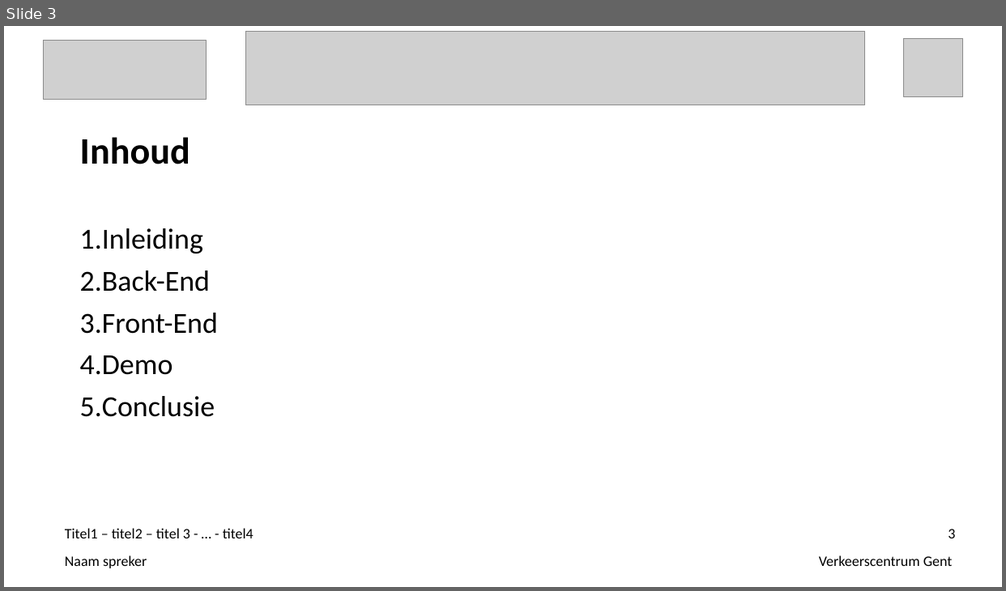
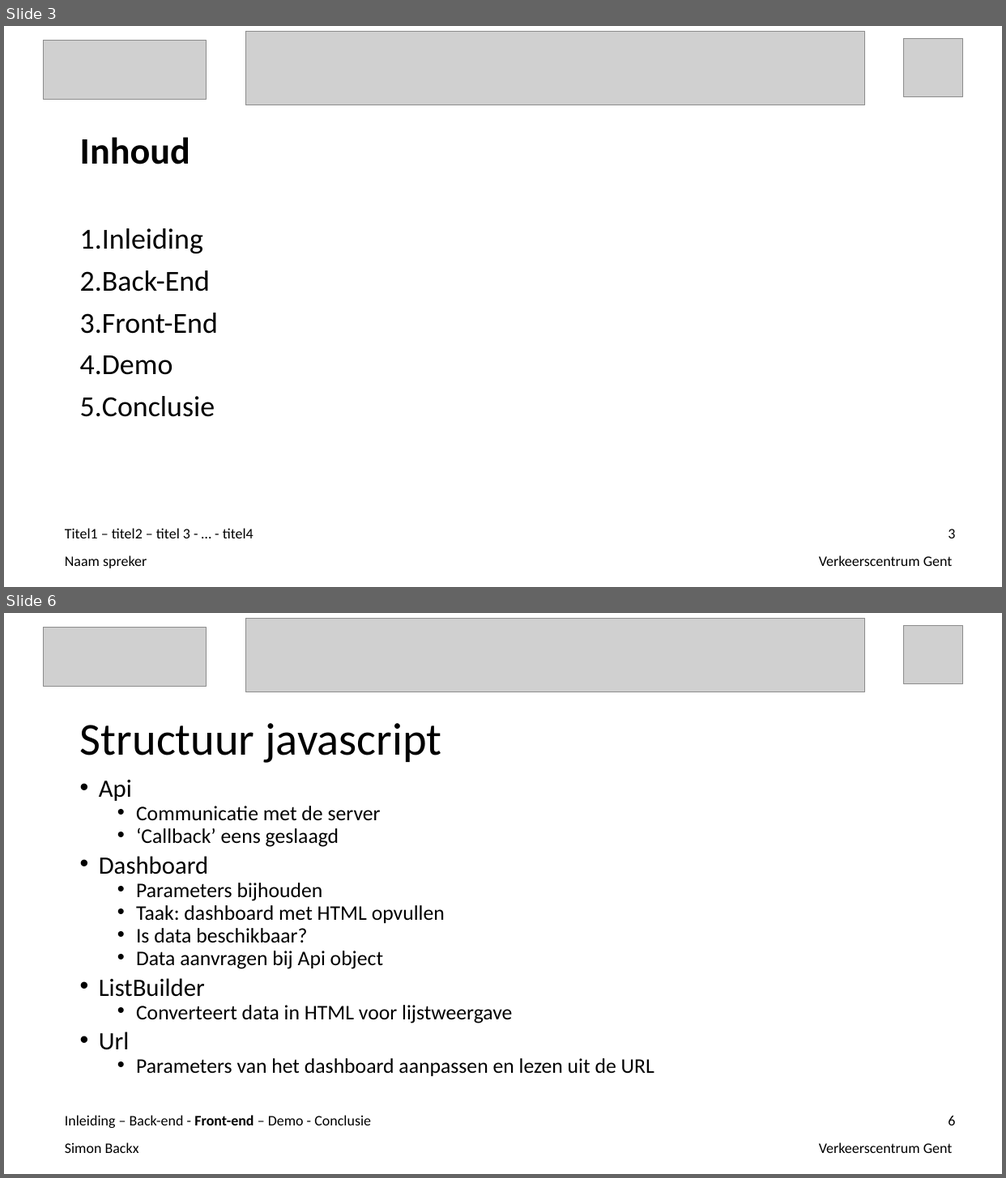
Before and after one commit to ghentlivinglab/Traffic-Travel-Time-Analyzer-1, a slide deck: Einddocumentatie/Presentatie.ppt. Shown one above the other, each under a label of ours: slide 3 before the commit, slides 3 and 6 after it; the slides between them are not shown. The pictures are 1006x591 and 1006x1178 pixels, drawn with LibreOffice and Linux fonts; fonts in the diff are those of the drawing; grey boxes stand for pictures. Boxes give left, top, right and bottom in pixels: in the first picture for what was removed or moved away, otherwise in the second. Text is boxed around its words. In the diff, an @@ line names an element or a change of style, - is before the commit and + after.

Commit message:
Front end technisch toegevoegd aan presentatie

```diff
--- a/Einddocumentatie/Presentatie.ppt
+++ b/Einddocumentatie/Presentatie.ppt
@@ slide 6 added at (4,613,1002,1174), background #FFFFFF @@
@@ picture added at (43,628,206,687) @@
@@ picture added at (245,618,865,692) @@
@@ picture added at (903,625,962,684) @@
@@ title added at (80,723,441,763), 44 pt, text #000000 @@
+Structuur javascript
@@ text added at (99,780,654,1076), 20 pt, text #000000 @@
+• Api
+  • Communicatie met de server
+  • ‘Callback’ eens geslaagd
+• Dashboard
+  • Parameters bijhouden
+  • Taak: dashboard met HTML opvullen
+  • Is data beschikbaar?
+  • Data aanvragen bij Api object
+• ListBuilder
+  • Converteert data in HTML voor lijstweergave
+• Url
+  • Parameters van het dashboard aanpassen en lezen uit de URL
@@ text added at (65,1115,371,1128), 14 pt, text #000000 @@
+Inleiding – Back-end - Front-end – Demo - Conclusie
@@ page number added at (948,1116,955,1126), 14 pt, text #000000 @@
+6
@@ text added at (65,1143,139,1153), 14 pt, text #000000 @@
+Simon Backx
@@ text added at (819,1143,953,1153), 14 pt, text #000000 @@
+Verkeerscentrum Gent
```
Also in this commit, not shown: 10 other slides added.
